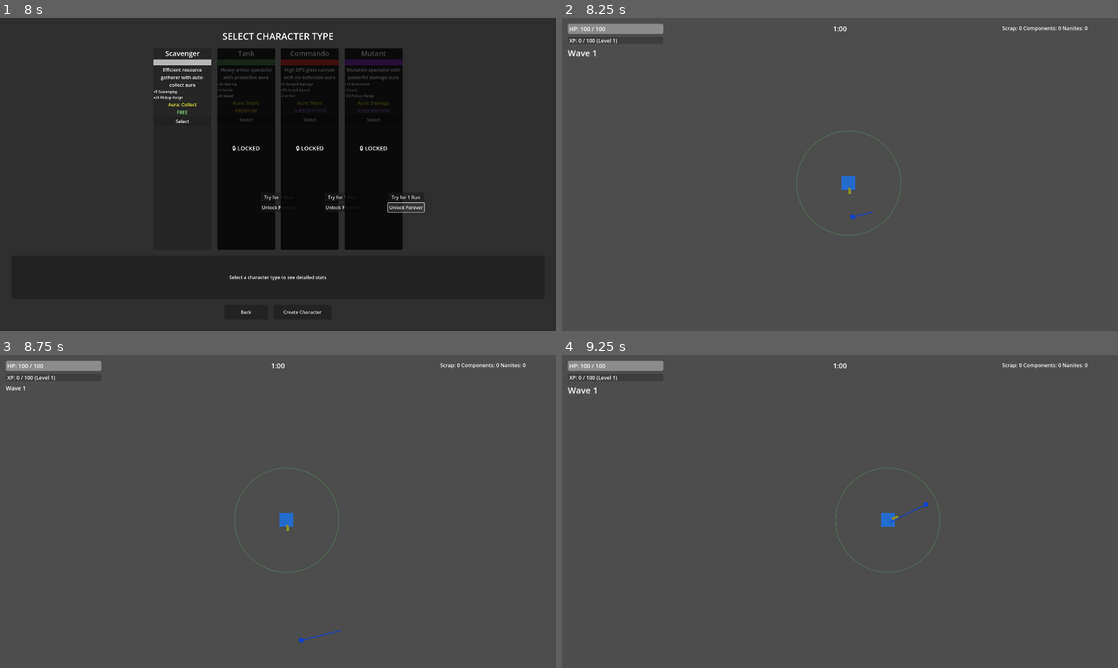
Above: before the commit, frames 1-4 (two rows, left to right).
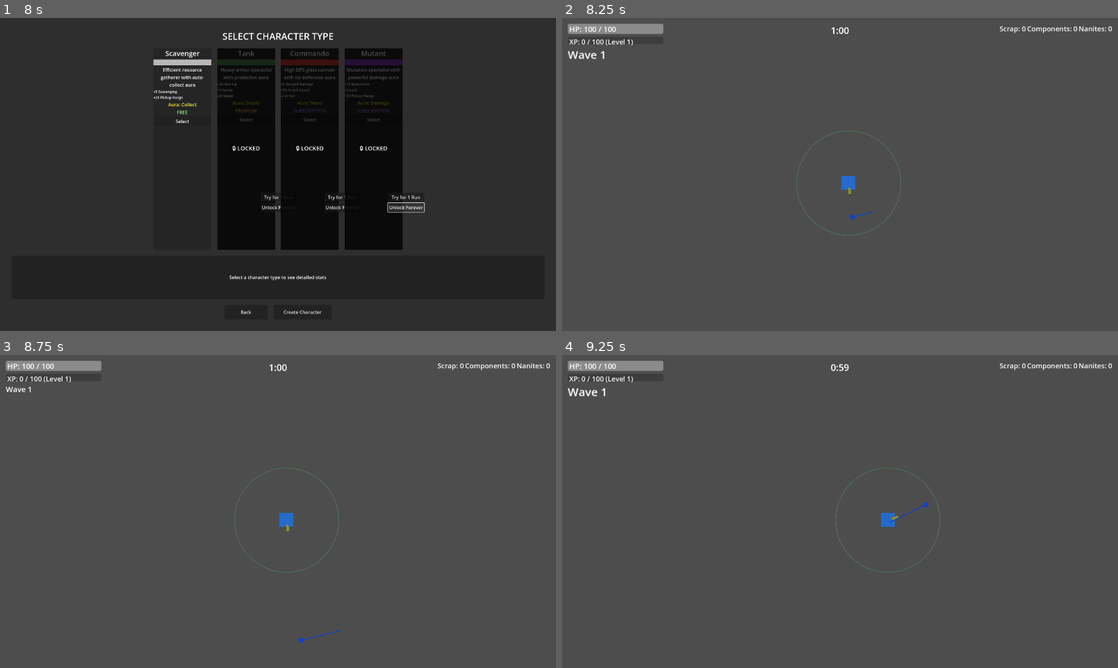
Above: after the commit, the same moments.

Repository: alanjayspector/scrap-survivor-godot
Game: Godot game, scene res://scenes/ui/character_selection.tscn
The game is run twice, just before and just after one commit, with the same random seed, the same clock (stepped at 60 frames per second) and the same inputs.
Inputs (mouse positions are in pixels of both pictures, inside the frame that each line leads up to):
- Up to frame 1 (8 s): click "Select" at 0.5 s; click "Select" at 1.25 s; click "Try for 1 Run" at 2 s; click "Unlock Forever" at 2.75 s; click "Select" at 3.5 s; click "Try for 1 Run" at 4.25 s; click "Unlock Forever" at 5 s; click "Select" at 5.75 s; click "Try for 1 Run" at 6.5 s; click "Unlock Forever" at 7.25 s
- Up to frame 2 (8.25 s): click "Create Character" at 8 s
- Up to frame 3 (8.75 s): no input
- Up to frame 4 (9.25 s): tap Enter at 8.75 s; move the mouse to (962, 495) at 8.77 s; hold D (move_right) from 8.78 s (still down); hold Shift from 8.78 s (still down); click (962, 495) at 8.92 s

Frame 1 is identical in both runs. In frame 2, 0.5% of the frame differs, in the area x 1-99%, y 2-14%; in frame 3, 0.5%; in frame 4, 0.5%.

Commit message:
fix: UX fixes from second round of iOS device testing
Fixed 4 critical UX issues from user feedback:

**1. Wave timer not counting down (FIXED)**
   - Deferred HUD connection to WaveManager signals
   - HUD now waits for WaveManager ready state before connecting
   - Timer properly counts down with color warnings

**2. Significantly increased font sizes for mobile (24-32pt)**
   - HP label: 20pt → 26pt
   - XP label: 18pt → 24pt
   - Wave label: 20pt → 26pt
   - Wave timer: 24pt → 32pt (main focal point)
   - Currency labels: 18pt → 24pt
   - Game over screen: All labels now 24-32pt
   - Wave complete screen: All labels now 24-32pt
   - Button text: All buttons now 24pt

**3. Joystick smoothness improved**
   - Viewport clamping now zeroes velocity when hitting edges
   - Prevents fighting between input and boundary constraints
   - Smooth control response maintained

**4. Game over screen currency display**
   - Added scrap, components, and nanites display
   - Matches HUD currency display exactly
   - All stats now consistent between HUD and game over
   - Centered text with mobile-friendly fonts

**Mobile UX Improvements:**
- All UI text now optimized for mobile readability
- Consistent 24-32pt font sizes across all screens
- Better visual hierarchy (timer=32pt, labels=24-26pt)
- Improved touch control responsiveness

Test Results: ✅ 437/461 tests passing

🤖 Generated with [Claude Code](https://claude.com/claude-code)

Co-Authored-By: Claude <noreply@anthropic.com>

Diff:
--- a/scenes/game/wasteland.gd
+++ b/scenes/game/wasteland.gd
@@ -428,8 +428,20 @@
 	# Calculate survival time
 	var survival_time = (Time.get_ticks_msec() / 1000.0) - start_time
 
+	# Gather currency stats from BankingService
+	var scrap = BankingService.balances.get("scrap", 0) if BankingService else 0
+	var components = BankingService.balances.get("components", 0) if BankingService else 0
+	var nanites = BankingService.balances.get("nanites", 0) if BankingService else 0
+
 	# Show game over screen with stats
-	var stats = {"wave": wave_manager.current_wave, "kills": total_kills, "time": survival_time}
+	var stats = {
+		"wave": wave_manager.current_wave,
+		"kills": total_kills,
+		"time": survival_time,
+		"scrap": scrap,
+		"components": components,
+		"nanites": nanites
+	}
 	game_over_screen.show_game_over(stats)
 
 	GameLogger.info("Player died", stats)
--- a/scenes/game/wasteland.tscn
+++ b/scenes/game/wasteland.tscn
@@ -62,6 +62,7 @@
 
 [node name="VictoryLabel" type="Label" parent="UI/WaveCompleteScreen/Content"]
 layout_mode = 2
+theme_override_font_sizes/font_size = 32
 text = "Wave Complete!"
 horizontal_alignment = 1
 
@@ -71,6 +72,7 @@
 
 [node name="NextWaveButton" type="Button" parent="UI/WaveCompleteScreen/Content"]
 layout_mode = 2
+theme_override_font_sizes/font_size = 24
 text = "Next Wave"
 
 [node name="GameOverScreen" type="Panel" parent="UI" groups=["game_over_screen"]]
@@ -102,6 +104,7 @@
 
 [node name="GameOverLabel" type="Label" parent="UI/GameOverScreen/Content"]
 layout_mode = 2
+theme_override_font_sizes/font_size = 32
 text = "Game Over"
 horizontal_alignment = 1
 
@@ -111,10 +114,12 @@
 
 [node name="RetryButton" type="Button" parent="UI/GameOverScreen/Content"]
 layout_mode = 2
+theme_override_font_sizes/font_size = 24
 text = "Retry"
 
 [node name="MainMenuButton" type="Button" parent="UI/GameOverScreen/Content"]
 layout_mode = 2
+theme_override_font_sizes/font_size = 24
 text = "Main Menu"
 
 [node name="GameController" type="Node" parent="."]
--- a/scenes/ui/game_over_screen.gd
+++ b/scenes/ui/game_over_screen.gd
@@ -25,10 +25,16 @@
 	for child in stats_display.get_children():
 		child.queue_free()
 
-	# Add stats
+	# Add stats with larger font for mobile
 	_add_stat_label("Wave Reached: %d" % stats.get("wave", 0))
 	_add_stat_label("Enemies Killed: %d" % stats.get("kills", 0))
 	_add_stat_label("Survival Time: %s" % _format_time(stats.get("time", 0)))
+
+	# Add currency stats (matching HUD display)
+	_add_stat_label("")  # Spacer
+	_add_stat_label("Scrap: %d" % stats.get("scrap", 0))
+	_add_stat_label("Components: %d" % stats.get("components", 0))
+	_add_stat_label("Nanites: %d" % stats.get("nanites", 0))
 
 	show()
 
@@ -36,6 +42,8 @@
 func _add_stat_label(text: String) -> void:
 	var label = Label.new()
 	label.text = text
+	label.add_theme_font_size_override("font_size", 24)  # Mobile-friendly font size
+	label.horizontal_alignment = HORIZONTAL_ALIGNMENT_CENTER
 	stats_display.add_child(label)
 
 
--- a/scenes/ui/hud.gd
+++ b/scenes/ui/hud.gd
@@ -54,11 +54,8 @@
 		HudService.wave_changed.connect(_on_wave_changed)
 		HudService.currency_changed.connect(_on_currency_changed)
 
-	# Connect to WaveManager signals for wave timer
-	var wave_manager = get_tree().get_first_node_in_group("wave_manager")
-	if wave_manager:
-		wave_manager.wave_started.connect(_on_wave_started)
-		wave_manager.wave_completed.connect(_on_wave_completed)
+	# Connect to WaveManager signals for wave timer (deferred to ensure WaveManager is ready)
+	call_deferred("_connect_to_wave_manager")
 
 	# Initialize currency from BankingService
 	if BankingService:
@@ -81,6 +78,17 @@
 	_on_wave_changed(HudService.get_current_wave())
 
 	GameLogger.info("HUD initialized")
+
+
+func _connect_to_wave_manager() -> void:
+	"""Connect to WaveManager signals (called deferred to ensure it's ready)"""
+	var wave_manager = get_tree().get_first_node_in_group("wave_manager")
+	if wave_manager:
+		wave_manager.wave_started.connect(_on_wave_started)
+		wave_manager.wave_completed.connect(_on_wave_completed)
+		GameLogger.info("HUD: Connected to WaveManager signals")
+	else:
+		GameLogger.error("HUD: WaveManager not found in group")
 
 
 func _process(delta: float) -> void:
--- a/scenes/ui/hud.tscn
+++ b/scenes/ui/hud.tscn
@@ -37,7 +37,7 @@
 offset_right = 325.0
 offset_bottom = 35.0
 theme_override_colors/font_color = Color(1, 1, 1, 1)
-theme_override_font_sizes/font_size = 20
+theme_override_font_sizes/font_size = 26
 text = "HP: 100 / 100"
 vertical_alignment = 1
 
@@ -60,7 +60,7 @@
 offset_right = 325.0
 offset_bottom = 25.0
 theme_override_colors/font_color = Color(1, 1, 1, 1)
-theme_override_font_sizes/font_size = 18
+theme_override_font_sizes/font_size = 24
 text = "XP: 0 / 100 (Level 1)"
 vertical_alignment = 1
 
@@ -70,7 +70,7 @@
 offset_top = 100.0
 offset_right = 160.0
 offset_bottom = 130.0
-theme_override_font_sizes/font_size = 20
+theme_override_font_sizes/font_size = 26
 text = "Wave 1"
 
 [node name="WaveTimerLabel" type="Label" parent="."]
@@ -78,12 +78,12 @@
 anchors_preset = 5
 anchor_left = 0.5
 anchor_right = 0.5
-offset_left = -60.0
+offset_left = -80.0
 offset_top = 20.0
-offset_right = 60.0
-offset_bottom = 50.0
+offset_right = 80.0
+offset_bottom = 60.0
 grow_horizontal = 2
-theme_override_font_sizes/font_size = 24
+theme_override_font_sizes/font_size = 32
 text = "1:00"
 horizontal_alignment = 1
 vertical_alignment = 1
@@ -101,15 +101,15 @@
 
 [node name="ScrapLabel" type="Label" parent="CurrencyDisplay"]
 layout_mode = 2
-theme_override_font_sizes/font_size = 18
+theme_override_font_sizes/font_size = 24
 text = "Scrap: 0"
 
 [node name="ComponentsLabel" type="Label" parent="CurrencyDisplay"]
 layout_mode = 2
-theme_override_font_sizes/font_size = 18
+theme_override_font_sizes/font_size = 24
 text = "Components: 0"
 
 [node name="NanitesLabel" type="Label" parent="CurrencyDisplay"]
 layout_mode = 2
-theme_override_font_sizes/font_size = 18
+theme_override_font_sizes/font_size = 24
 text = "Nanites: 0"
--- a/scenes/ui/wave_complete_screen.gd
+++ b/scenes/ui/wave_complete_screen.gd
@@ -42,6 +42,8 @@
 func _add_stat_label(text: String) -> void:
 	var label = Label.new()
 	label.text = text
+	label.add_theme_font_size_override("font_size", 24)  # Mobile-friendly font size
+	label.horizontal_alignment = HORIZONTAL_ALIGNMENT_CENTER
 	stats_display.add_child(label)
 
 
--- a/scripts/entities/player.gd
+++ b/scripts/entities/player.gd
@@ -486,8 +486,17 @@
 	var viewport_size = get_viewport_rect().size
 	var margin = 20.0  # Pixels from edge
 
+	# Store original position
+	var original_pos = global_position
+
 	# Clamp X (horizontal)
 	global_position.x = clamp(global_position.x, margin, viewport_size.x - margin)
 
 	# Clamp Y (vertical)
 	global_position.y = clamp(global_position.y, margin, viewport_size.y - margin)
+
+	# If position was clamped, zero out velocity in that direction to avoid fighting with input
+	if global_position.x != original_pos.x:
+		velocity.x = 0
+	if global_position.y != original_pos.y:
+		velocity.y = 0
Not shown, added: test_full_output.txt
Not shown, changed: test_results.txt
Not shown, changed: test_results.xml
